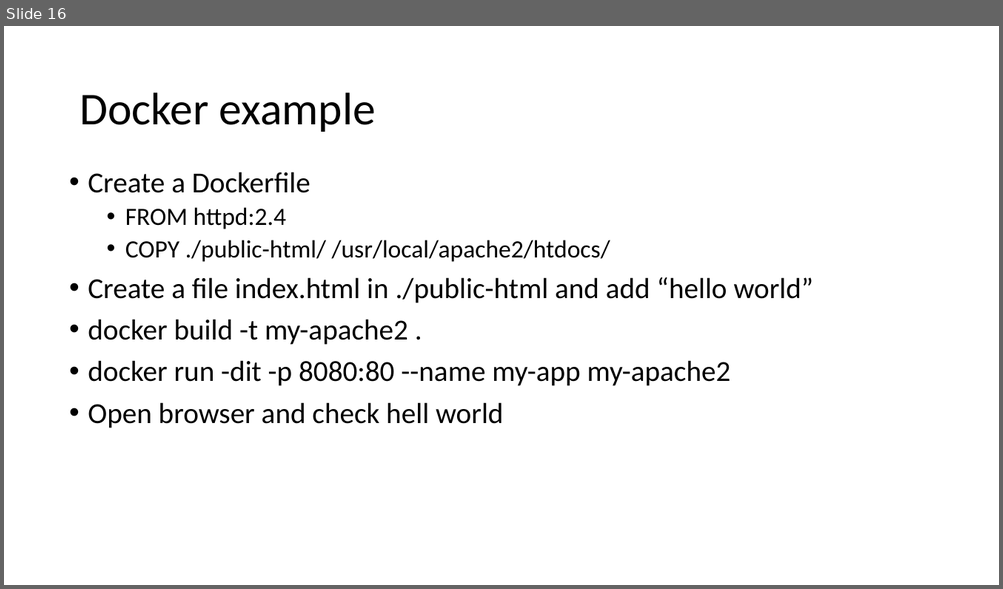
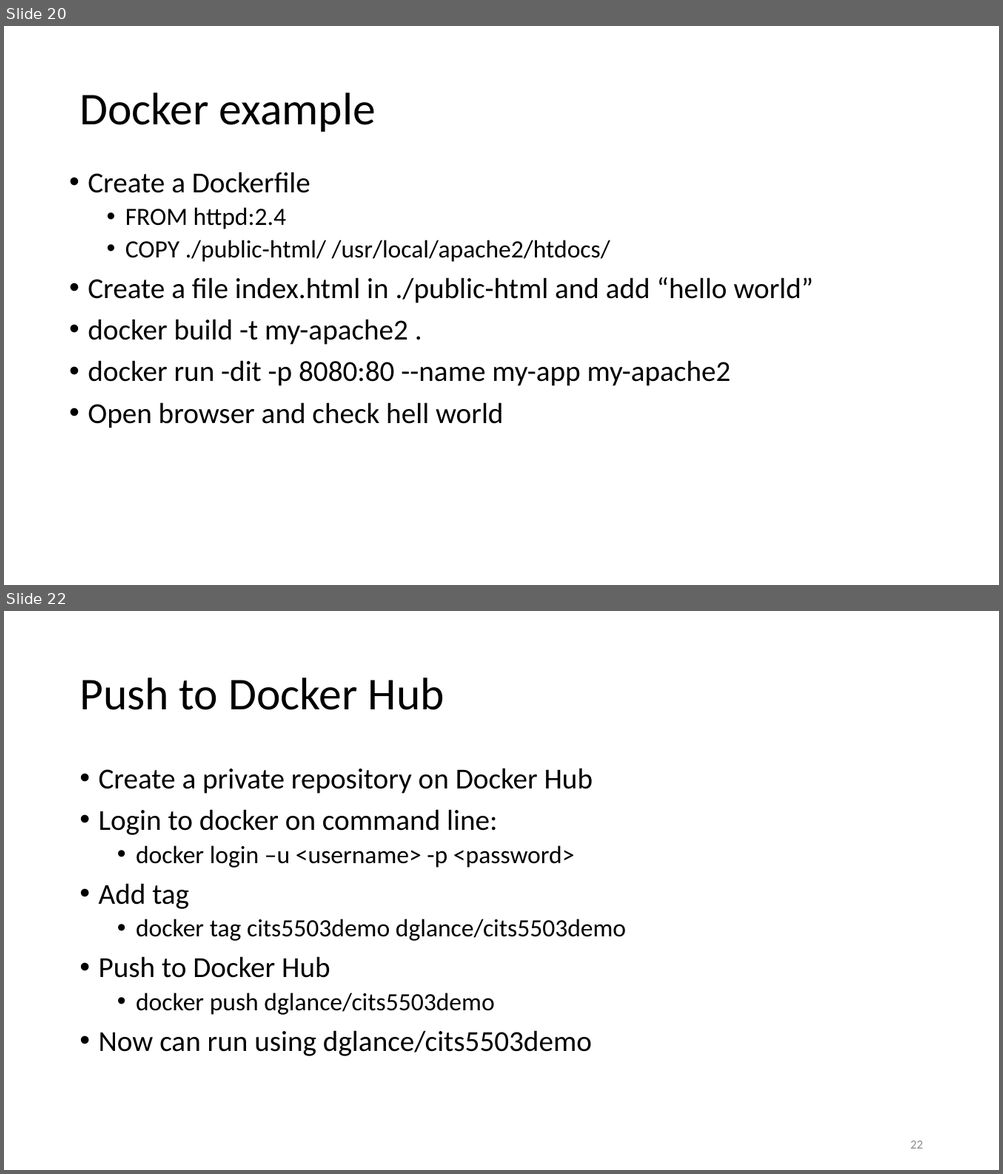
Before and after one commit to uwacsp/cits5503, a slide deck: Lectures/CITS5503Virtualisation.pptx. Shown one above the other, each under a label of ours: slide 16 before the commit, slides 20 and 22 after it; the slides between them are not shown. The pictures are 1003x589 and 1003x1174 pixels, drawn with LibreOffice and Linux fonts; fonts in the diff are those of the drawing. Boxes give left, top, right and bottom in pixels: in the first picture for what was removed or moved away, otherwise in the second. Text is boxed around its words. In the diff, an @@ line names an element or a change of style, - is before the commit and + after.

```diff
--- a/Lectures/CITS5503Virtualisation.pptx
+++ b/Lectures/CITS5503Virtualisation.pptx
@@ slide 22 added at (x1=4, y1=611, x2=999, y2=1170), background #FFFFFF @@
@@ title added at (x1=79, y1=678, x2=444, y2=710), 44 pt, text #000000 @@
+Push to Docker Hub
@@ text added at (x1=99, y1=768, x2=626, y2=1056), 28 pt, text #000000 @@
+• Create a private repository on Docker Hub
+• Login to docker on command line:
+  • docker login –u <username> -p <password>
+• Add tag
+  • docker tag cits5503demo dglance/cits5503demo
+• Push to Docker Hub
+  • docker push dglance/cits5503demo
+• Now can run using dglance/cits5503demo
@@ page number added at (x1=910, y1=1141, x2=922, y2=1149), 12 pt, text #8C8C8C @@
+22
@@ what was slide 16 is now slide 20 @@
```
Also in this commit, not shown: 1 slide changed, 20 other slides added, 1 slide removed, 4 other files.
